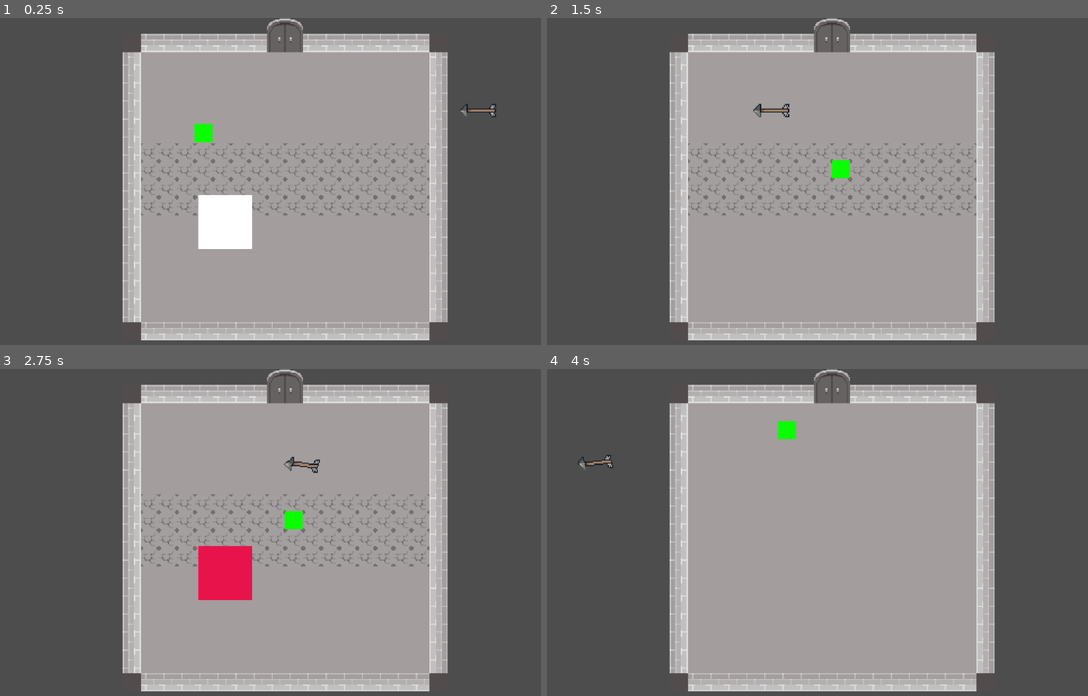
Above: before the commit, frames 1-4 (two rows, left to right).
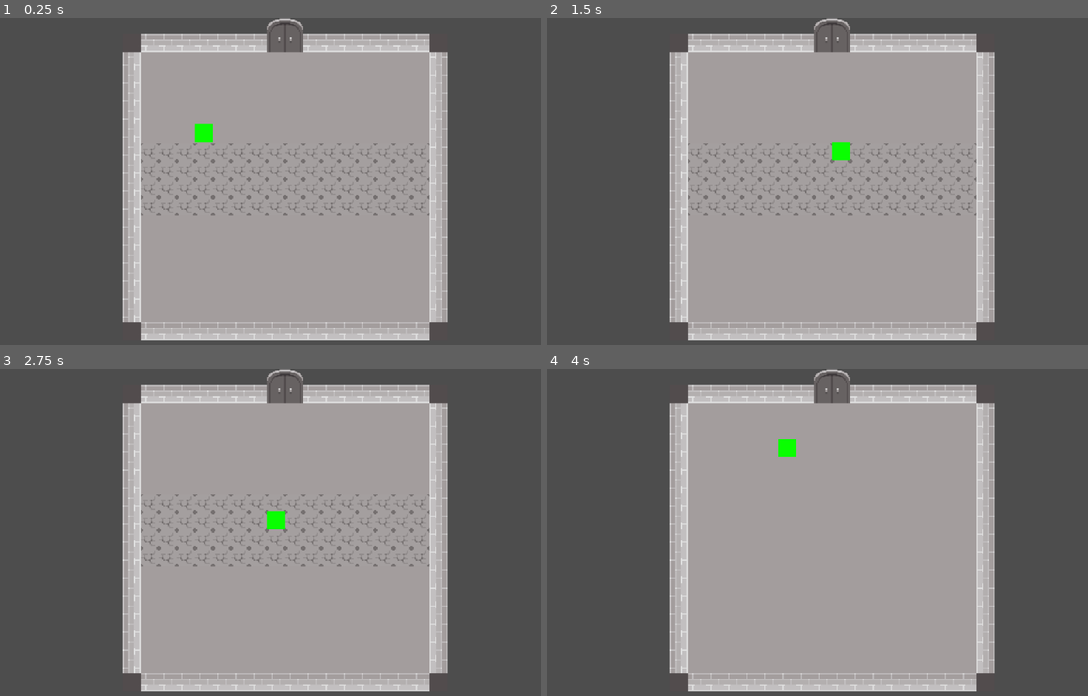
Above: after the commit, the same moments.

Repository: rddtz/gamejamplus
Game: Godot game, scene res://scenes/main.tscn
Two runs of this game, one before a commit and one after it. Both use one fixed random seed, a clock stepped at 60 frames per second and the inputs below.
Inputs:
- Up to frame 1 (0.25 s): no input
- Up to frame 2 (1.5 s): hold Right (RIGHT) 0.53-1.28 s; hold Space (parry_block) 0.53-1.28 s; hold S (DOWN) from 1.28 s (still down); tap Space (parry_block) at 1.35 s
- Up to frame 3 (2.75 s): release S (DOWN) at 2.03 s; hold Right (RIGHT) from 2.03 s (still down); hold Space (parry_block) from 2.03 s (still down)
- Up to frame 4 (4 s): release Right (RIGHT) at 2.78 s; release Space (parry_block) at 2.78 s; hold W (UP) 2.78-3.53 s; tap Space (parry_block) at 2.85 s; hold A (LEFT) from 3.53 s (still down); hold Space (parry_block) from 3.53 s (still down)

The runs differ from the first frame. In frame 1, 1.7% of the frame differs, in the area x 36-92%, y 26-71%; in frame 2, 0.5%; in frame 3, 2.2%, in the area x 36-60%, y 26-71%; in frame 4, 0.5%.

Commit message:
melhoras na movimentacao

Diff:
--- a/plus/scenes/main.tscn
+++ b/plus/scenes/main.tscn
@@ -1,12 +1,10 @@
-[gd_scene load_steps=8 format=3 uid="uid://c62vvxatsst46"]
+[gd_scene load_steps=6 format=3 uid="uid://c62vvxatsst46"]
 
 [ext_resource type="PackedScene" uid="uid://bqqfwtxj0i78a" path="res://scenes/mapa_exemplo.tscn" id="1_dnd6x"]
 [ext_resource type="PackedScene" uid="uid://cuxa2y5u7l0y2" path="res://scenes/player.tscn" id="2_1m067"]
 [ext_resource type="PackedScene" uid="uid://dd5cfxjs31fh6" path="res://scenes/menu_pause.tscn" id="3_dm2on"]
 [ext_resource type="PackedScene" uid="uid://dmw2g5mla1o18" path="res://scenes/crt.tscn" id="4_na3c3"]
 [ext_resource type="PackedScene" uid="uid://cxwj846bjca2" path="res://scenes/armadilha-chao.tscn" id="5_5gg6g"]
-[ext_resource type="PackedScene" uid="uid://cx4dlkteeowlj" path="res://scenes/explosao.tscn" id="6_2gsvk"]
-[ext_resource type="PackedScene" path="res://scenes/flecha.tscn" id="6_6c0dv"]
 
 [node name="main" type="Node2D"]
 process_mode = 1
@@ -41,11 +39,3 @@
 [node name="Camera2D" type="Camera2D" parent="."]
 position = Vector2(221, 184)
 zoom = Vector2(2.2, 2.2)
-
-[node name="Explosao" parent="." instance=ExtResource("6_2gsvk")]
-position = Vector2(78, 201)
-
-[node name="Flecha" parent="." instance=ExtResource("6_6c0dv")]
-position = Vector2(428, 121)
-direction = 180
-speed = 180.0
--- a/plus/scripts/player.gd
+++ b/plus/scripts/player.gd
@@ -29,16 +29,16 @@
 	if time_mov > 0:
 		time_mov -= delta;
 
-	if Input.is_action_just_pressed("LEFT") or (Input.is_action_pressed("LEFT") and !time_mov):
+	if (Input.is_action_pressed("LEFT") and !time_mov):
 		rayan.target_position = Vector2(-16,0)
 		move()
-	elif Input.is_action_just_pressed("RIGHT") or (Input.is_action_pressed("RIGHT") and !time_mov):
+	elif Input.is_action_pressed("RIGHT") and !time_mov:
 		rayan.target_position = Vector2(16,0)
 		move()
-	elif Input.is_action_just_pressed("UP") or (Input.is_action_pressed("UP") and !time_mov):
+	elif (Input.is_action_pressed("UP") and !time_mov):
 		rayan.target_position = Vector2(0,-16)
 		move()
-	elif Input.is_action_just_pressed("DOWN") or (Input.is_action_pressed("DOWN") and !time_mov):
+	elif (Input.is_action_pressed("DOWN") and !time_mov):
 		rayan.target_position = Vector2(0,16)
 		move()
 
